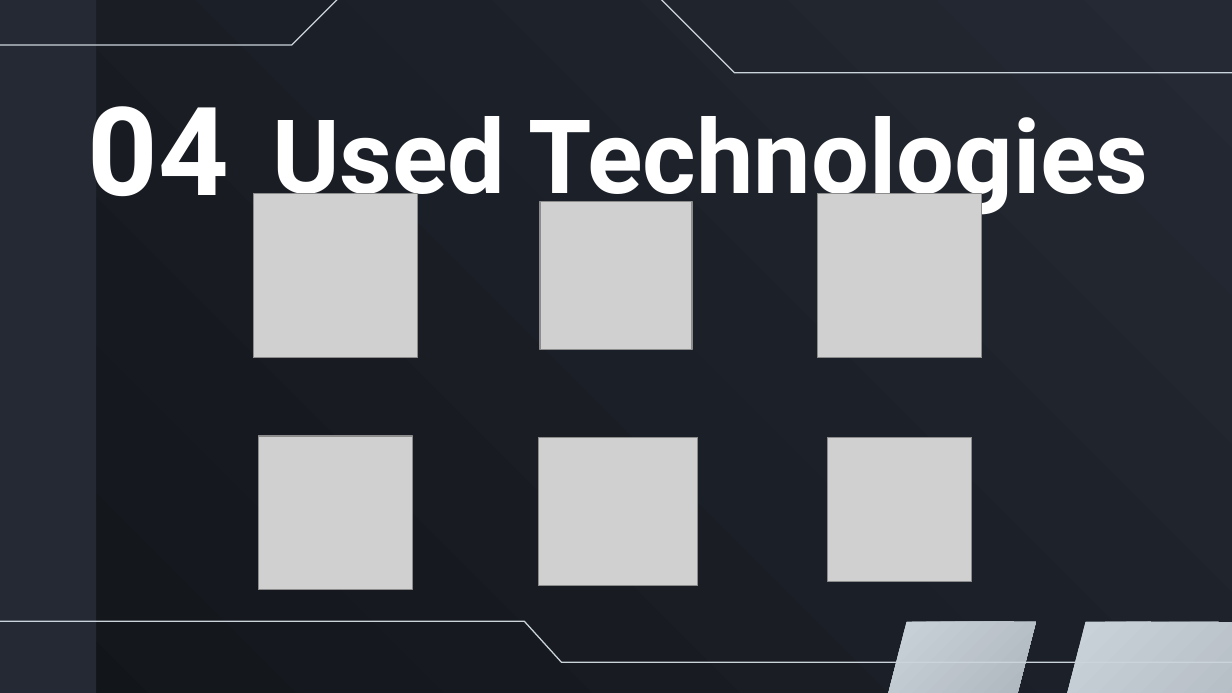
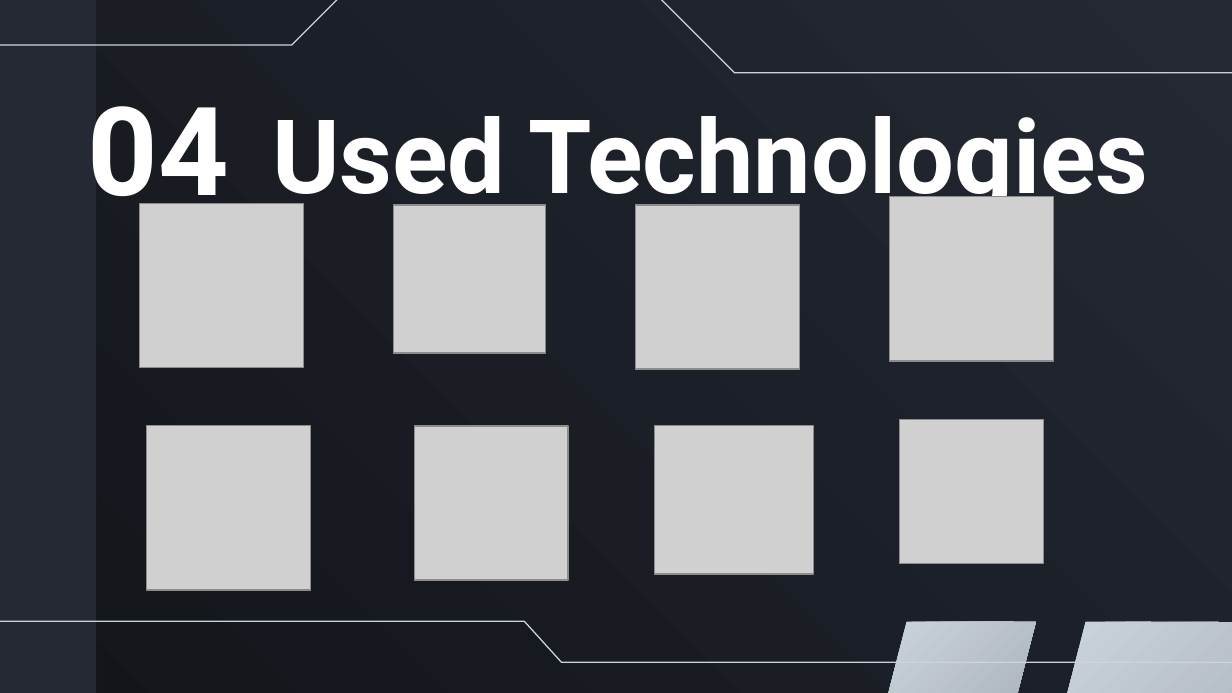
Before and after one commit to TPZhekov22/Automatronix, a slide deck: slide 6 of Documentation/project_presentation.pptx. Drawn at 1232x693 pixels with LibreOffice and Linux fonts; fonts in the diff are those of the drawing; grey boxes stand for pictures. Boxes give left, top, right and bottom in pixels: in the first picture for what was removed or moved away, otherwise in the second. Text is boxed around its words. In the diff, an @@ line names an element or a change of style, - is before the commit and + after.

```diff
--- a/Documentation/project_presentation.pptx
+++ b/Documentation/project_presentation.pptx
@@ picture: place and size @@
-picture at [253, 193, 416, 357]
+picture at [139, 203, 303, 367]
@@ picture: place and size @@
-picture at [540, 202, 691, 350]
+picture at [394, 205, 546, 352]
@@ picture added at [636, 205, 800, 368] @@
@@ picture: place and size @@
-picture at [818, 193, 982, 357]
+picture at [890, 197, 1053, 361]
@@ picture: place and size @@
-picture at [828, 437, 972, 582]
+picture at [899, 419, 1044, 563]
@@ picture added at [147, 426, 310, 590] @@
@@ picture: place and size @@
-picture at [259, 436, 413, 590]
+picture at [414, 426, 568, 580]
@@ picture: place and size @@
-picture at [538, 437, 697, 585]
+picture at [654, 426, 813, 574]
```
Also in this commit, not shown: 1 other slide changed.
